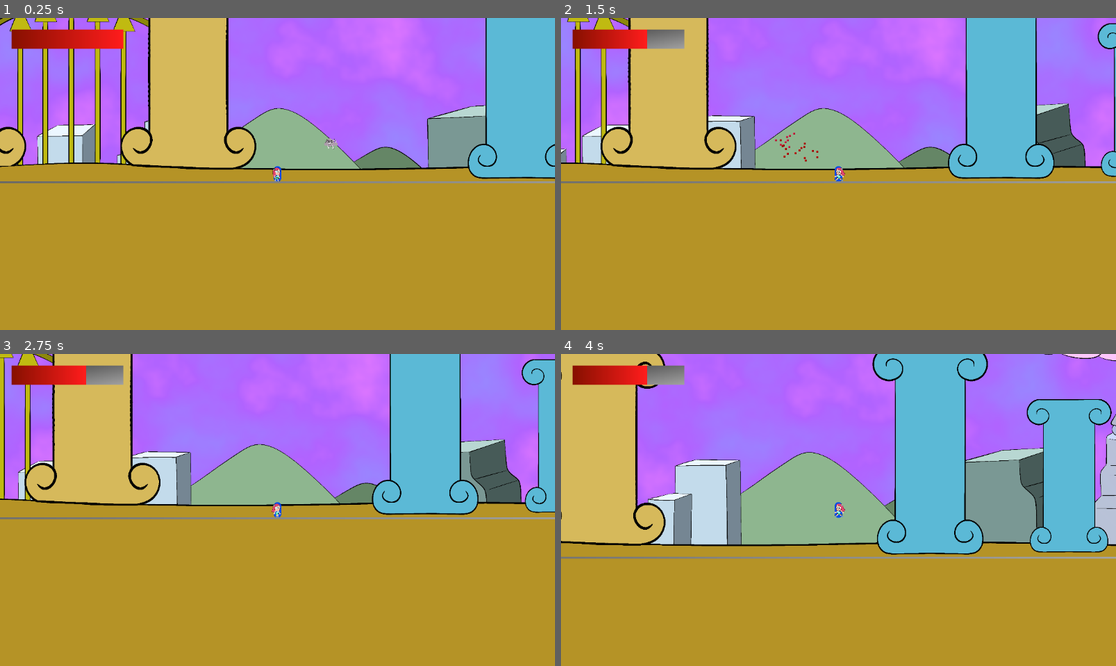
Above: before the commit, frames 1-4 (two rows, left to right).
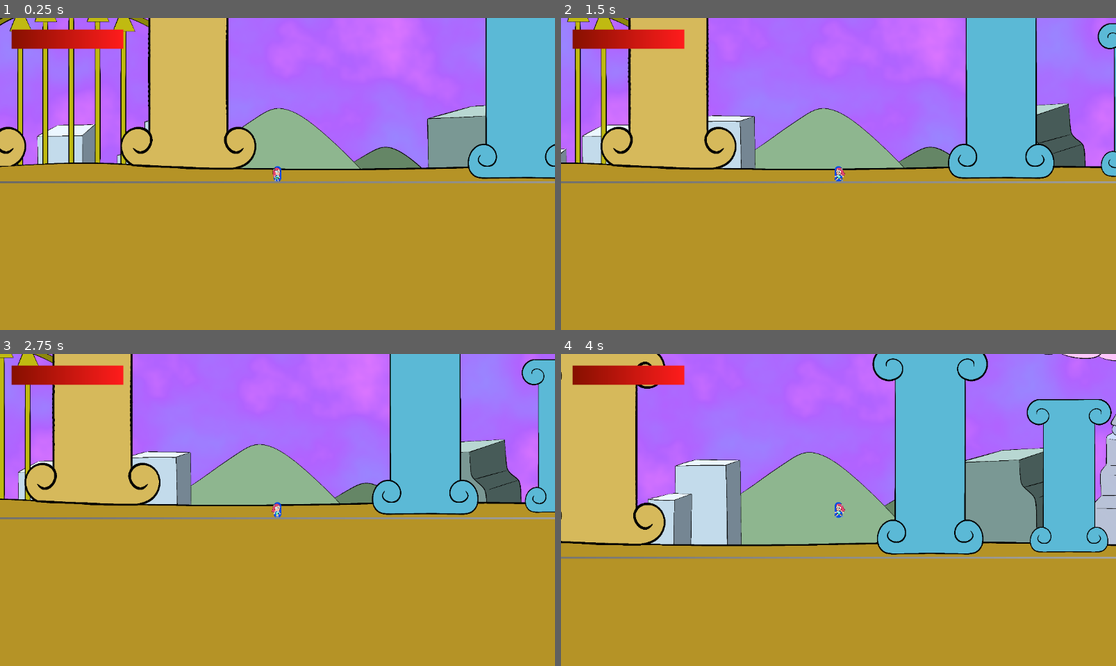
Above: after the commit, the same moments.

Repository: catloaf2048/TavernJam
Game: Godot game, scene res://Assets/Scene/Main.tscn
Same seed, same stepped clock (60 frames per second), same inputs: the game is played once before the commit and once after it.
Inputs (mouse positions are in pixels of both pictures, inside the frame that each line leads up to):
- Up to frame 1 (0.25 s): no input
- Up to frame 2 (1.5 s): tap Enter (ui_accept) at 0.5, 0.77 s; move the mouse to (960, 158) at 0.52 s; hold Right (ui_right) 0.53-1.28 s; click (960, 158) at 0.6 s; move the mouse to (727, 189) at 1.27 s; hold Left (ui_left) from 1.28 s (still down); click (727, 189) at 1.35 s
- Up to frame 3 (2.75 s): tap Enter (ui_accept) at 1.52 s; move the mouse to (333, 441) at 2.02 s; release Left (ui_left) at 2.03 s; hold Right (ui_right) from 2.03 s (still down); click (333, 441) at 2.1 s
- Up to frame 4 (4 s): move the mouse to (810, 572) at 2.77 s; click (810, 572) at 2.85 s; tap Enter (ui_accept) at 3.02, 3.77 s; move the mouse to (1005, 556) at 3.52 s; release Right (ui_right) at 3.53 s; hold Left (ui_left) from 3.53 s (still down); click (1005, 556) at 3.6 s

The runs differ from the first frame. In frame 1, less than 0.1% of the frame differs, in the area x 58-61%, y 38-43%; in frame 2, 0.8%, in the area x 10-47%, y 3-47%; in frame 3, 0.7%; in frame 4, 0.7%.

Commit message:
Removed some bunk from main scene.

Diff:
--- a/Assets/Scene/Main.tscn
+++ b/Assets/Scene/Main.tscn
@@ -9,8 +9,6 @@
 [ext_resource type="PackedScene" uid="uid://b7mvqb8kx0dm2" path="res://Assets/Scene/Particles/ParticlePlaceholder.tscn" id="7_5qe47"]
 [ext_resource type="PackedScene" uid="uid://bcdn0bl2u0o6m" path="res://Assets/Scene/Entity/Player.tscn" id="8_ggcfg"]
 [ext_resource type="PackedScene" uid="uid://bu2xcv3srog0u" path="res://Assets/Scene/World.tscn" id="10_ftb8j"]
-[ext_resource type="PackedScene" uid="uid://cplecxkf0sc2g" path="res://Assets/Scene/Entity/Foe/FlyingFoe.tscn" id="11_k2ahi"]
-[ext_resource type="PackedScene" uid="uid://dbnl70ig72pwn" path="res://Assets/Scene/World/WallCheckTrigger.tscn" id="12_80yi4"]
 
 [node name="GameManager" type="Node" unique_id=292124961]
 script = ExtResource("1_kp30x")
@@ -34,12 +32,3 @@
 
 [node name="World" parent="." unique_id=1618281570 instance=ExtResource("10_ftb8j")]
 position = Vector2(0, 64)
-
-[node name="FlyingFoe" parent="." unique_id=1626919217 instance=ExtResource("11_k2ahi")]
-position = Vector2(112, -40)
-
-[node name="WallCheckTrigger" parent="." unique_id=1200629283 instance=ExtResource("12_80yi4")]
-position = Vector2(256, -40)
-
-[node name="WallCheckTrigger2" parent="." unique_id=1968801080 instance=ExtResource("12_80yi4")]
-position = Vector2(0, -40)
